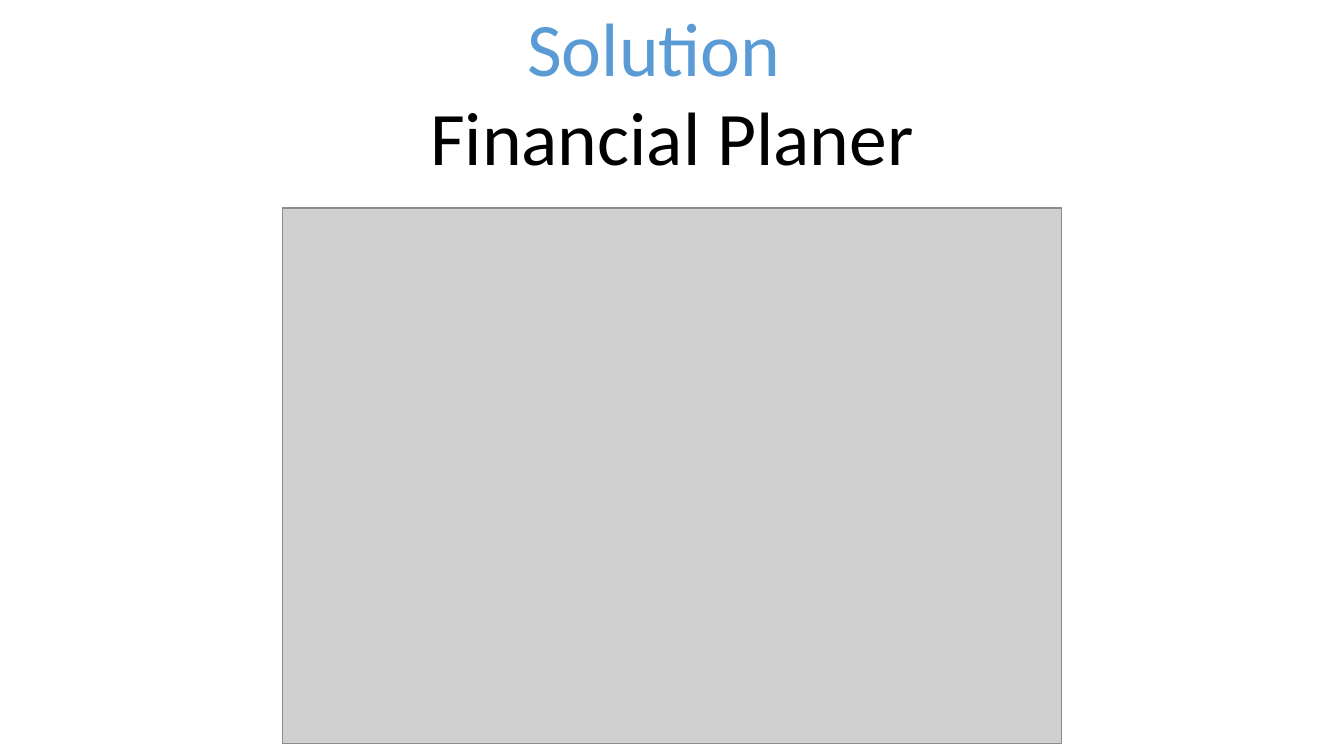
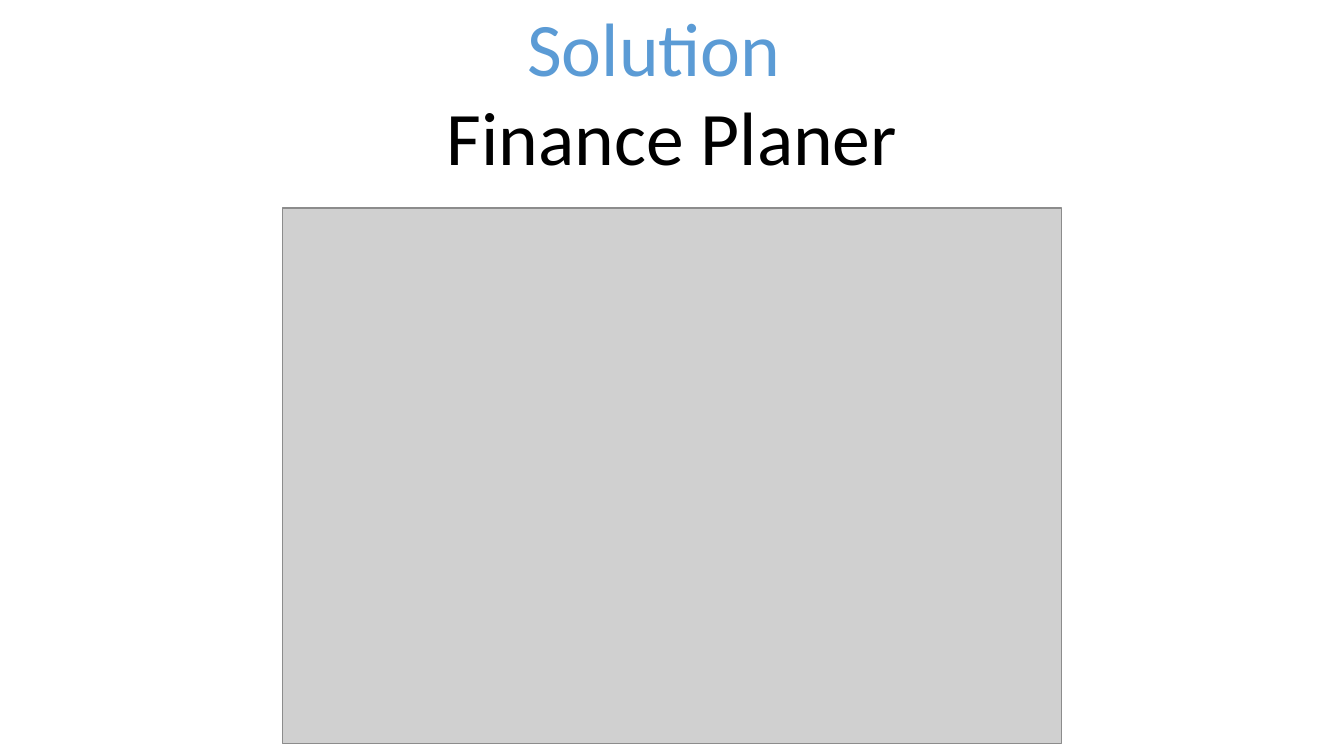
Before and after one commit to AnVu-0312/unihack2022, a slide deck: slide 5 of images/presentation.pptx. Drawn at 1344x756 pixels with LibreOffice and Linux fonts; fonts in the diff are those of the drawing; grey boxes stand for pictures. Boxes give left, top, right and bottom in pixels: in the first picture for what was removed or moved away, otherwise in the second. Text is boxed around its words. In the diff, an @@ line names an element or a change of style, - is before the commit and + after.

```diff
--- a/images/presentation.pptx
+++ b/images/presentation.pptx
@@ text at (x1=447, y1=112, x2=897, y2=166): text changed @@
-Financial Planer
+Finance Planer
```
Also in this commit, not shown: 1 other slide changed, 2 other files.
